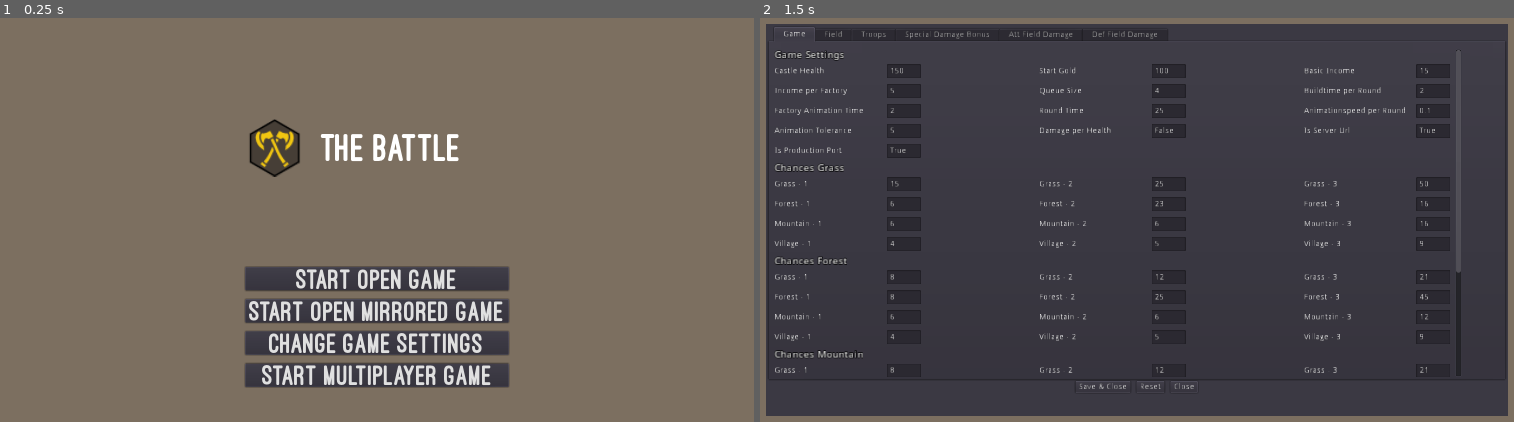
Above: before the commit, frames 1-2 (left to right).
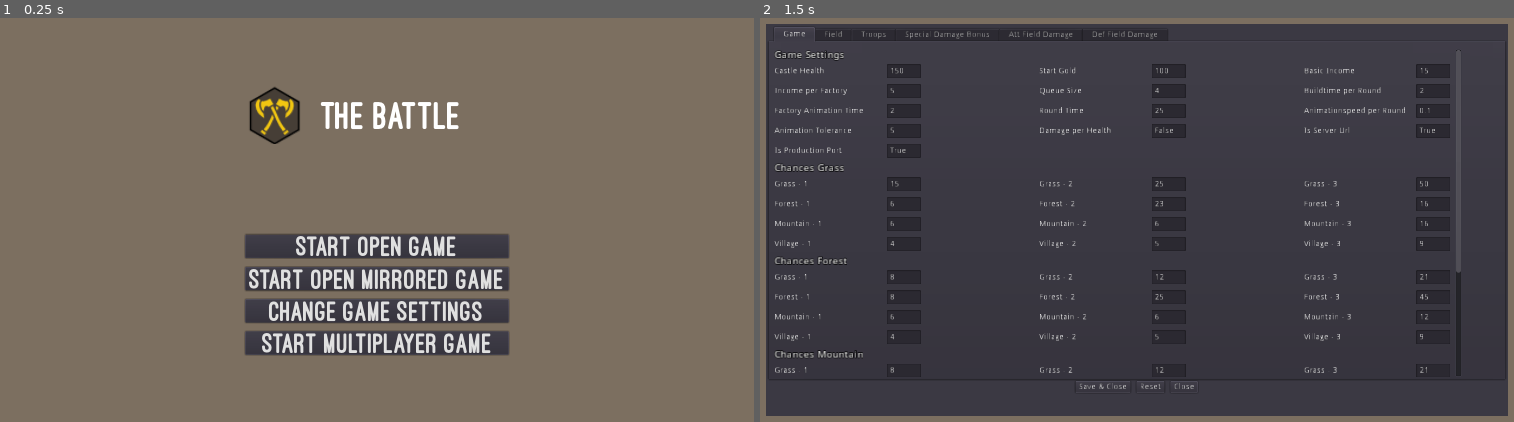
Above: after the commit, the same moments.

Repository: knobliibrot/the_battle_client
Game: Godot game, scene res://classes/controller/MainController.tscn
Two runs of this game, one before a commit and one after it. Both use one fixed random seed, a clock stepped at 60 frames per second and the inputs below.
Inputs:
- Up to frame 1 (0.25 s): no input
- Up to frame 2 (1.5 s): click "Change Game Settings" at 0.5 s; click "Start Multiplayer Game" at 1.25 s

The runs differ from the first frame. In frame 1, 9.7% of the frame differs, in the area x 32-68%, y 17-92%; in frame 2, nothing differs.

Commit message:
Gamesettings and game over bugs fixed

Diff:
--- a/classes/game/controller/Gamelogic.gd
+++ b/classes/game/controller/Gamelogic.gd
@@ -135,7 +135,7 @@
 		activate_factories(self.player2)
 		activate_factories(self.player1)
 
-	var game_over = pay_and_trainingday()
+	pay_and_trainingday()
 	get_playground().update_gui_with_player(self.player1, self.player2, self.act_player)
 	if !game_over:
 		get_playground().activate_turn_mode(self.is_player1, self.act_player)
@@ -156,7 +156,7 @@
 	#	capture_factory(self.battlefield_map[1][4], player)
 
 # Adds the income to the player's gold and creates a troop if there is one ready on the queue
-func pay_and_trainingday() -> bool:
+func pay_and_trainingday() -> void:
 	self.act_player.gold += self.act_player.income - self.act_player.salary
 
 	var new_troops: Array = self.act_player.get_new_troops()
@@ -172,7 +172,6 @@
 	for troop in self.act_player.troops:
 		troop.movement_left = TroopSettings.fpr[troop.troop_type]
 		troop.attack_done = false
-	return false
 
 func _on_QueueBar_remove_from_queue(position: int) -> void:
 	emit_signal("removing_from_queue", position)
@@ -289,7 +288,7 @@
 	self.selected_field = null
 	if self.game_over:
 		get_playground().update_gui_with_player(self.player1, self.player2, self.act_player)
-		game_over()
+		game_over(!is_player1)
 	else:
 		var state = get_playground().activate_turn_mode(self.is_player1, self.act_player)
 		state.resume()
@@ -560,8 +559,9 @@
 	elif self.factory_capture_mode_enabled:
 		self.act_player.food = self.act_player.food - 1
 		if self.act_player.food  <= 0:
-			game_over()
-			return true
+			self.game_over = true
+			game_over(is_player1)
+
 	get_playground().stop_timer()
 	if self.play_running:
 		yield(self, "play_finished")
@@ -571,12 +571,12 @@
 			emit_signal("turn_finished")
 
 # Stops Round and show the game over overlay
-func game_over() -> void:
+func game_over(is_player1_game_over: bool) -> void:
 	get_playground().show_message("Game Over " + self.act_player.player_name)
 	stop_game()
 	if self.is_multiplayer:
-		get_playground().show_game_over_overlay(!(self.is_player1 == self.is_user_player1))
-	emit_signal("game_over", self.act_player)
+		get_playground().show_game_over_overlay(is_player1_game_over != is_user_player1)
+	emit_signal("game_over", is_player1_game_over)
 
 # Stops Round and show the game over overlay
 func give_up() -> void:
--- a/classes/game/enums/InterfaceKeys.gd
+++ b/classes/game/enums/InterfaceKeys.gd
@@ -16,4 +16,4 @@
 const FROM = "from"
 const TO = "to"
 const SNAPSHOT = "snapshot"
-const PLAYER = "player"
+const IS_PLAYER1 = "is_player1"
--- a/classes/scenes/GameScene.gd
+++ b/classes/scenes/GameScene.gd
@@ -19,7 +19,7 @@
 func _on_Gamelogic_moving_troop(from: Vector2, to: Vector2):
 	pass # Replace with function body.
 
-func _on_Gamelogic_game_over(player: Player):
+func _on_Gamelogic_game_over(is_player1_game_over: bool):
 	pass # Replace with function body.
 
 func _on_Gamelogic_give_up():
--- a/classes/scenes/MenuScene.gd
+++ b/classes/scenes/MenuScene.gd
@@ -19,7 +19,7 @@
 func _on_ChangeGameSettingsButton_pressed() -> void:
 	var settings: Node = SETTINGS_SCENE.instance()
 	var _err = settings.connect("close", self, "_on_SettingsWindow_close")
-	$Overlay.add_child(settings)
+	$ViewportContainer/Content/Control/Overlay.add_child(settings)
 
 func _on_SettingsWindow_close(window: Node) -> void:
-	remove_child(window)
+	$ViewportContainer/Content/Control/Overlay.remove_child(window)
--- a/classes/scenes/MenuScene.tscn
+++ b/classes/scenes/MenuScene.tscn
@@ -9,35 +9,59 @@
 [node name="MenuScene" instance=ExtResource( 1 )]
 script = ExtResource( 5 )
 
-[node name="Menu" type="MarginContainer" parent="." index="1"]
+[node name="ViewportContainer" type="ViewportContainer" parent="." index="1"]
+anchor_right = 1.0
+anchor_bottom = 1.0
+stretch = true
+__meta__ = {
+"_edit_use_anchors_": false
+}
+
+[node name="Content" type="Node" parent="ViewportContainer" index="0"]
+
+[node name="Control" type="Control" parent="ViewportContainer/Content" index="0"]
+anchor_left = 0.5
+anchor_top = 0.5
+anchor_right = 0.5
+anchor_bottom = 0.5
+margin_left = -683.0
+margin_top = -384.0
+margin_right = 683.0
+margin_bottom = 384.0
+rect_min_size = Vector2( 1366, 768 )
+__meta__ = {
+"_edit_use_anchors_": false
+}
+
+[node name="Menu" type="MarginContainer" parent="ViewportContainer/Content/Control" index="0"]
 anchor_left = 0.5
 anchor_top = 0.5
 anchor_right = 0.5
 anchor_bottom = 0.5
 margin_left = -225.0
-margin_top = -174.5
+margin_top = -229.5
 margin_right = 225.0
-margin_bottom = 174.5
+margin_bottom = 229.5
 __meta__ = {
 "_edit_use_anchors_": false
 }
 
-[node name="VBoxContainer2" type="VBoxContainer" parent="Menu" index="0"]
+[node name="VBoxContainer2" type="VBoxContainer" parent="ViewportContainer/Content/Control/Menu" index="0"]
 margin_right = 450.0
 margin_bottom = 459.0
 
-[node name="MarginContainer" type="MarginContainer" parent="Menu/VBoxContainer2" index="0"]
+[node name="MarginContainer" type="MarginContainer" parent="ViewportContainer/Content/Control/Menu/VBoxContainer2" index="0"]
 margin_right = 450.0
 margin_bottom = 250.0
 custom_constants/margin_bottom = 150
 
-[node name="NinePatchRect" type="NinePatchRect" parent="Menu/VBoxContainer2/MarginContainer" index="0"]
+[node name="NinePatchRect" type="NinePatchRect" parent="ViewportContainer/Content/Control/Menu/VBoxContainer2/MarginContainer" index="0"]
 margin_right = 450.0
 margin_bottom = 100.0
 rect_min_size = Vector2( 450, 100 )
 region_rect = Rect2( 10, 10, 100, 100 )
 
-[node name="TextureRect" type="TextureRect" parent="Menu/VBoxContainer2/MarginContainer/NinePatchRect" index="0"]
+[node name="TextureRect" type="TextureRect" parent="ViewportContainer/Content/Control/Menu/VBoxContainer2/MarginContainer/NinePatchRect" index="0"]
 anchor_top = 0.5
 anchor_bottom = 0.5
 margin_top = -49.5
@@ -48,7 +72,7 @@
 "_edit_use_anchors_": false
 }
 
-[node name="Label" type="Label" parent="Menu/VBoxContainer2/MarginContainer/NinePatchRect" index="1"]
+[node name="Label" type="Label" parent="ViewportContainer/Content/Control/Menu/VBoxContainer2/MarginContainer/NinePatchRect" index="1"]
 anchor_left = 1.0
 anchor_top = 0.5
 anchor_right = 1.0
@@ -61,26 +85,26 @@
 align = 1
 valign = 1
 
-[node name="VBoxContainer" type="VBoxContainer" parent="Menu/VBoxContainer2" index="1"]
+[node name="VBoxContainer" type="VBoxContainer" parent="ViewportContainer/Content/Control/Menu/VBoxContainer2" index="1"]
 margin_top = 254.0
 margin_right = 450.0
 margin_bottom = 459.0
 custom_constants/separation = 15
 
-[node name="StartOpenGameButton" type="Button" parent="Menu/VBoxContainer2/VBoxContainer" index="0"]
+[node name="StartOpenGameButton" type="Button" parent="ViewportContainer/Content/Control/Menu/VBoxContainer2/VBoxContainer" index="0"]
 margin_right = 450.0
 margin_bottom = 40.0
 custom_fonts/font = ExtResource( 4 )
 text = "Start Open Game"
 
-[node name="StartOpenMirroredGameButton" type="Button" parent="Menu/VBoxContainer2/VBoxContainer" index="1"]
+[node name="StartOpenMirroredGameButton" type="Button" parent="ViewportContainer/Content/Control/Menu/VBoxContainer2/VBoxContainer" index="1"]
 margin_top = 55.0
 margin_right = 450.0
 margin_bottom = 95.0
 custom_fonts/font = ExtResource( 4 )
 text = "Start Open Mirrored Game"
 
-[node name="ChangeGameSettingsButton" type="Button" parent="Menu/VBoxContainer2/VBoxContainer" index="2"]
+[node name="ChangeGameSettingsButton" type="Button" parent="ViewportContainer/Content/Control/Menu/VBoxContainer2/VBoxContainer" index="2"]
 margin_top = 110.0
 margin_right = 450.0
 margin_bottom = 150.0
@@ -88,7 +112,7 @@
 custom_fonts/font = ExtResource( 4 )
 text = "Change Game Settings"
 
-[node name="StartMultiplayerGameButton" type="Button" parent="Menu/VBoxContainer2/VBoxContainer" index="3"]
+[node name="StartMultiplayerGameButton" type="Button" parent="ViewportContainer/Content/Control/Menu/VBoxContainer2/VBoxContainer" index="3"]
 margin_top = 165.0
 margin_right = 450.0
 margin_bottom = 205.0
@@ -96,9 +120,9 @@
 custom_fonts/font = ExtResource( 4 )
 text = "Start Multiplayer Game"
 
-[node name="Overlay" type="Node2D" parent="." index="2"]
+[node name="Overlay" type="Node2D" parent="ViewportContainer/Content/Control" index="1"]
 
-[connection signal="pressed" from="Menu/VBoxContainer2/VBoxContainer/StartOpenGameButton" to="." method="_on_StartOpenGameButton_pressed"]
-[connection signal="pressed" from="Menu/VBoxContainer2/VBoxContainer/StartOpenMirroredGameButton" to="." method="_on_StartOpenMirroredGameButton_pressed"]
-[connection signal="pressed" from="Menu/VBoxContainer2/VBoxContainer/ChangeGameSettingsButton" to="." method="_on_ChangeGameSettingsButton_pressed"]
-[connection signal="pressed" from="Menu/VBoxContainer2/VBoxContainer/StartMultiplayerGameButton" to="." method="_on_StartMultiplayerGameButton_pressed"]
+[connection signal="pressed" from="ViewportContainer/Content/Control/Menu/VBoxContainer2/VBoxContainer/StartOpenGameButton" to="." method="_on_StartOpenGameButton_pressed"]
+[connection signal="pressed" from="ViewportContainer/Content/Control/Menu/VBoxContainer2/VBoxContainer/StartOpenMirroredGameButton" to="." method="_on_StartOpenMirroredGameButton_pressed"]
+[connection signal="pressed" from="ViewportContainer/Content/Control/Menu/VBoxContainer2/VBoxContainer/ChangeGameSettingsButton" to="." method="_on_ChangeGameSettingsButton_pressed"]
+[connection signal="pressed" from="ViewportContainer/Content/Control/Menu/VBoxContainer2/VBoxContainer/StartMultiplayerGameButton" to="." method="_on_StartMultiplayerGameButton_pressed"]
--- a/classes/scenes/MultiplayerGameScene.gd
+++ b/classes/scenes/MultiplayerGameScene.gd
@@ -190,17 +190,18 @@
 	get_gamelogic().opponent_gave_up()
 	print("opoonent gave up")
 
-func _on_Gamelogic_game_over(player: Player):
+func _on_Gamelogic_game_over(is_player1_game_over: bool):
 	self.game_over = true
 	var new_pkg = Interface.game_over
-	new_pkg[InterfaceKeys.DATA][InterfaceKeys.PLAYER] = player.player_name
+	new_pkg[InterfaceKeys.DATA][InterfaceKeys.IS_PLAYER1] = is_player1_game_over
 	send_request(ServiceNames.GAME_OVER, new_pkg)
 	print("game over")
 
 func game_over(pkg: Dictionary) -> void:
-	self.game_over = true
-	get_gamelogic().game_over()
-	print("opoonent game over")
+	if !self.game_over:
+		self.game_over = true
+		get_gamelogic().game_over(pkg[InterfaceKeys.DATA][InterfaceKeys.IS_PLAYER1])
+		print("game over")
 
 func _on_Gamelogic_game_finished():
 	emit_signal("ready_to_close")
